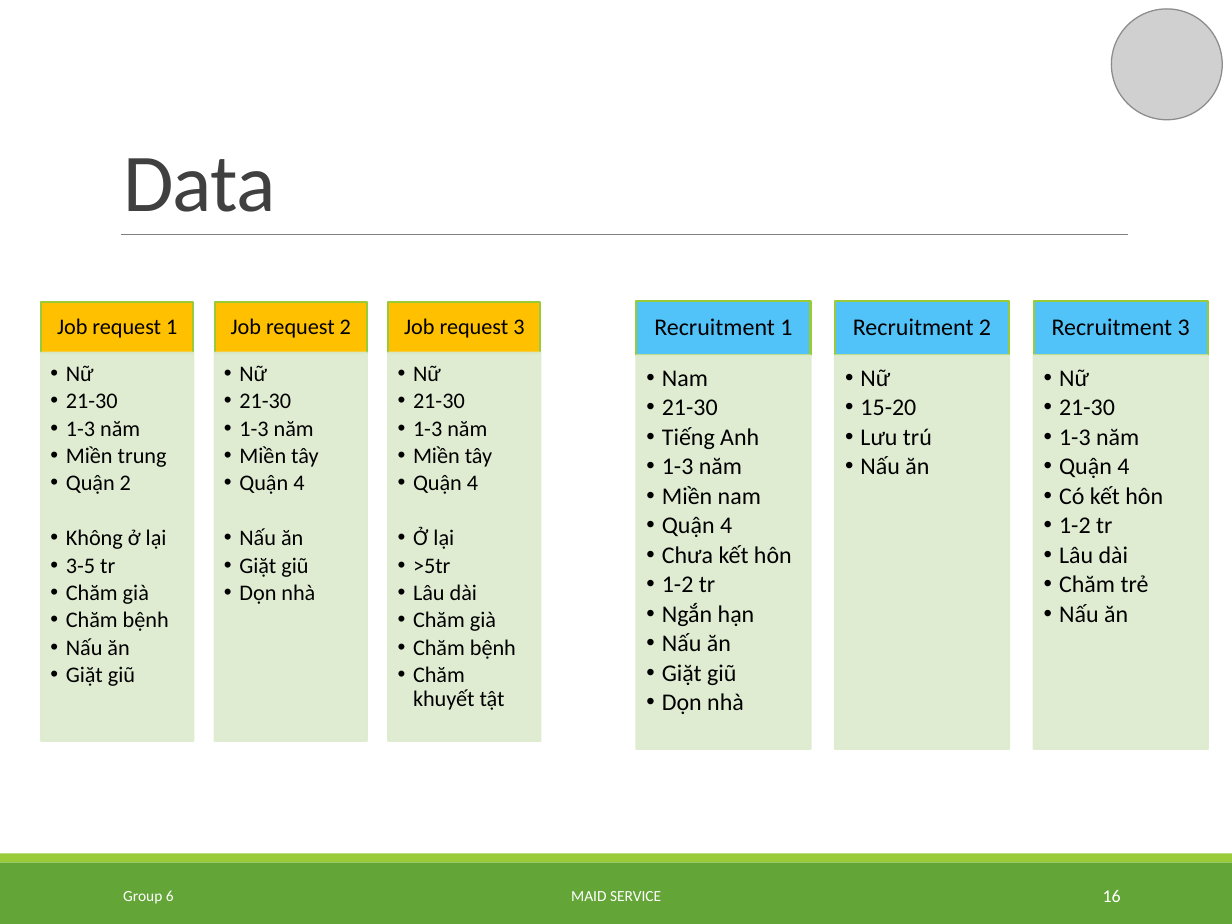
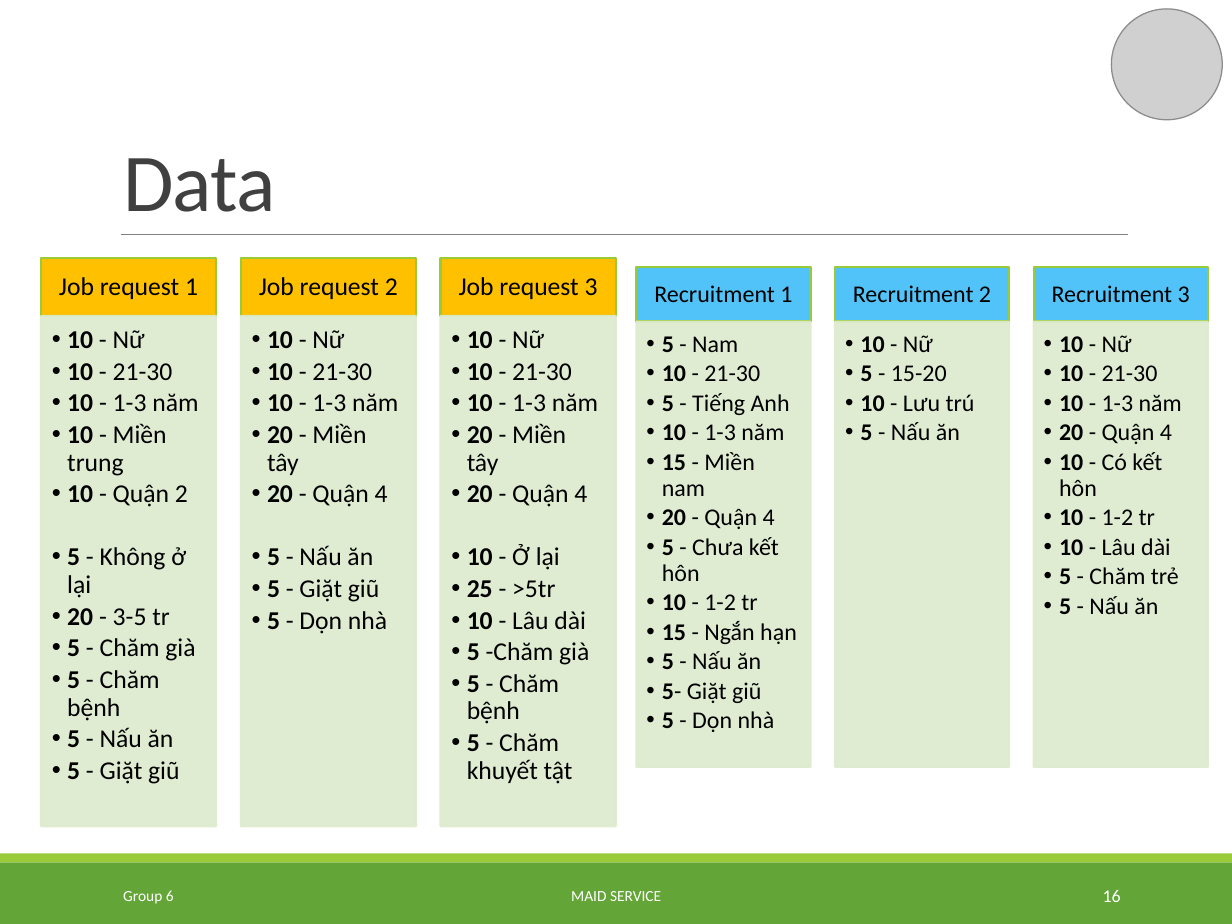
Before and after one commit to TuanBT/ms-website, a slide deck: slide 16 of Presentation/MS_Slide.pptx. Drawn at 1232x924 pixels with LibreOffice and Linux fonts; fonts in the diff are those of the drawing; grey boxes stand for pictures. Boxes give left, top, right and bottom in pixels: in the first picture for what was removed or moved away, otherwise in the second. Text is boxed around its words. In the diff, an @@ line names an element or a change of style, - is before the commit and + after.

```diff
--- a/Presentation/MS_Slide.pptx
+++ b/Presentation/MS_Slide.pptx
@@ text "Job request 1": place and size @@
-text "Job request 1" at <box>57,318,177,338</box>
+text "Job request 1" at <box>59,277,198,299</box>
@@ rectangle: place and size @@
-rectangle at <box>41,302,193,352</box>
+rectangle at <box>41,257,216,315</box>
@@ text "Job request 2": place and size @@
-text "Job request 2" at <box>231,318,351,338</box>
+text "Job request 2" at <box>259,277,398,299</box>
@@ rectangle: place and size @@
-rectangle at <box>214,302,367,352</box>
+rectangle at <box>240,257,415,315</box>
@@ size 13 to 15 pt in 3 elements at <box>59,277,198,299</box>, <box>259,277,398,299</box>, <box>459,277,598,299</box> @@
@@ text "Job request 3": place and size @@
-text "Job request 3" at <box>404,318,524,338</box>
+text "Job request 3" at <box>459,277,598,299</box>
@@ rectangle: place and size @@
-rectangle at <box>388,302,541,352</box>
+rectangle at <box>441,257,616,315</box>
@@ 3 texts, 3 rectangles: place and size @@
-3 texts, 3 rectangles at <box>637,301,1207,355</box>
+3 texts, 3 rectangles at <box>637,267,1207,322</box>
@@ rectangle: place and size @@
-rectangle at <box>41,352,193,740</box>
+rectangle at <box>41,315,216,825</box>
@@ rectangle: place and size @@
-rectangle at <box>214,352,367,740</box>
+rectangle at <box>240,315,415,825</box>
@@ rectangle: place and size @@
-rectangle at <box>388,352,541,740</box>
+rectangle at <box>441,315,616,825</box>
@@ rectangle: place and size @@
-rectangle at <box>637,355,811,748</box>
+rectangle at <box>637,322,811,766</box>
@@ rectangle: place and size @@
-rectangle at <box>835,355,1009,748</box>
+rectangle at <box>835,322,1009,766</box>
@@ rectangle: place and size @@
-rectangle at <box>1034,355,1207,748</box>
+rectangle at <box>1034,322,1207,766</box>
@@ text at <box>67,330,198,784</box>: text changed; size 13 to 15 pt @@
-  •• Nữ
-  •• 21-30
-  •• 1-3 năm
-  •• Miền trung
-  •• Quận 2
-  •• Không ở lại
-  •• 3-5 tr
-  •• Chăm già
-  •• Chăm bệnh
-  •• Nấu ăn
-  •• Giặt giũ
+  •• 10 - Nữ
+  •• 10 - 21-30
+  •• 10 - 1-3 năm
+  •• 10 - Miền trung
+  •• 10 - Quận 2
+  •• 5 - Không ở lại
+  •• 20 - 3-5 tr
+  •• 5 - Chăm già
+  •• 5 - Chăm bệnh
+  •• 5 - Nấu ăn
+  •• 5 - Giặt giũ
@@ text at <box>267,330,398,634</box>: text changed; size 13 to 15 pt @@
-  •• Nữ
-  •• 21-30
-  •• 1-3 năm
-  •• Miền tây
-  •• Quận 4
-  •• Nấu ăn
-  •• Giặt giũ
-  •• Dọn nhà
+  •• 10 - Nữ
+  •• 10 - 21-30
+  •• 10 - 1-3 năm
+  •• 20 - Miền tây
+  •• 20 - Quận 4
+  •• 5 - Nấu ăn
+  •• 5 - Giặt giũ
+  •• 5 - Dọn nhà
@@ text at <box>467,330,598,784</box>: text changed; size 13 to 15 pt @@
-  •• Nữ
-  •• 21-30
-  •• 1-3 năm
-  •• Miền tây
-  •• Quận 4
-  •• Ở lại
-  •• >5tr
-  •• Lâu dài
-  •• Chăm già
-  •• Chăm bệnh
-  •• Chăm khuyết tật
+  •• 10 - Nữ
+  •• 10 - 21-30
+  •• 10 - 1-3 năm
+  •• 20 - Miền tây
+  •• 20 - Quận 4
+  •• 10 - Ở lại
+  •• 25 - >5tr
+  •• 10 - Lâu dài
+  •• 5 -Chăm già
+  •• 5 - Chăm bệnh
+  •• 5 - Chăm khuyết tật
@@ text at <box>662,336,797,732</box>: text changed @@
-  •• Nam
-  •• 21-30
-  •• Tiếng Anh
-  •• 1-3 năm
-  •• Miền nam
-  •• Quận 4
-  •• Chưa kết hôn
-  •• 1-2 tr
-  •• Ngắn hạn
-  •• Nấu ăn
-  •• Giặt giũ
-  •• Dọn nhà
+  •• 5 - Nam
+  •• 10 - 21-30
+  •• 5 - Tiếng Anh
+  •• 10 - 1-3 năm
+  •• 15 - Miền nam
+  •• 20 - Quận 4
+  •• 5 - Chưa kết hôn
+  •• 10 - 1-2 tr
+  •• 15 - Ngắn hạn
+  •• 5 - Nấu ăn
+  •• 5- Giặt giũ
+  •• 5 - Dọn nhà
@@ text at <box>860,335,975,440</box>: text changed @@
-  •• Nữ
-  •• 15-20
-  •• Lưu trú
-  •• Nấu ăn
+  •• 10 - Nữ
+  •• 5 - 15-20
+  •• 10 - Lưu trú
+  •• 5 - Nấu ăn
@@ text at <box>1059,335,1182,614</box>: text changed @@
-  •• Nữ
-  •• 21-30
-  •• 1-3 năm
-  •• Quận 4
-  •• Có kết hôn
-  •• 1-2 tr
-  •• Lâu dài
-  •• Chăm trẻ
-  •• Nấu ăn
+  •• 10 - Nữ
+  •• 10 - 21-30
+  •• 10 - 1-3 năm
+  •• 20 - Quận 4
+  •• 10 - Có kết hôn
+  •• 10 - 1-2 tr
+  •• 10 - Lâu dài
+  •• 5 - Chăm trẻ
+  •• 5 - Nấu ăn
```
Also in this commit, not shown: 1 other slide changed, 2 slides removed.
